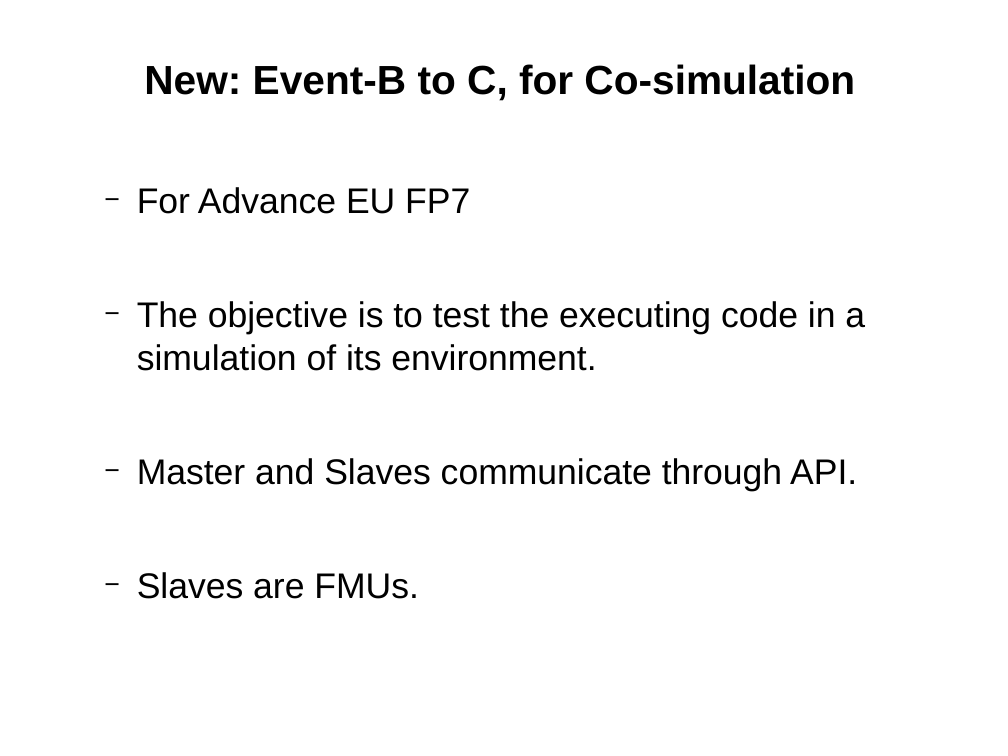
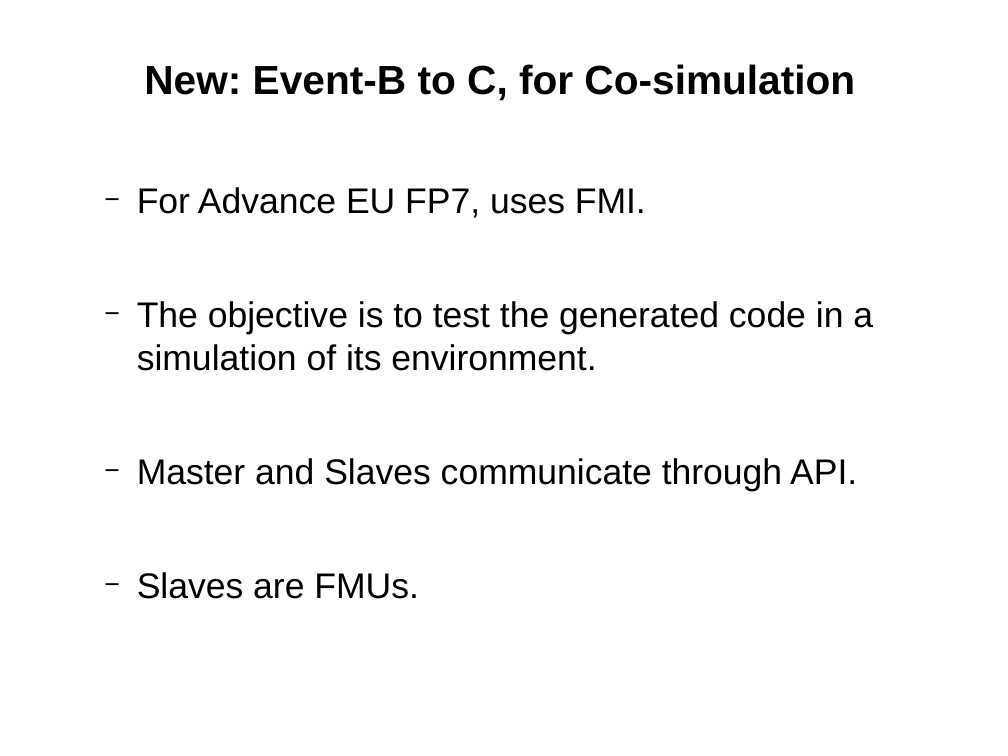
Before and after one commit to weetmuts/rodin-b-sharp-iUML_B_Utils, a slide deck: slide 8 of work/store/Writing/RUDW2014(accepted)/presentation/RUDW2014presentation.odp. Drawn at 1008x756 pixels with LibreOffice and Linux fonts; fonts in the diff are those of the drawing. Boxes give left, top, right and bottom in pixels: in the first picture for what was removed or moved away, otherwise in the second. Text is boxed around its words. In the diff, an @@ line names an element or a change of style, - is before the commit and + after.

```diff
--- a/work/store/Writing/RUDW2014(accepted)/presentation/RUDW2014presentation.odp
+++ b/work/store/Writing/RUDW2014(accepted)/presentation/RUDW2014presentation.odp
@@ text at [137, 187, 873, 371]: text changed @@
-  − For Advance EU FP7
-  − The objective is to test the executing code in a simulation of its environment.
+  − For Advance EU FP7, uses FMI.
+  − The objective is to test the generated code in a simulation of its environment.
```
Also in this commit, not shown: 5 other slides changed, 1 slide added, 6 other files.
